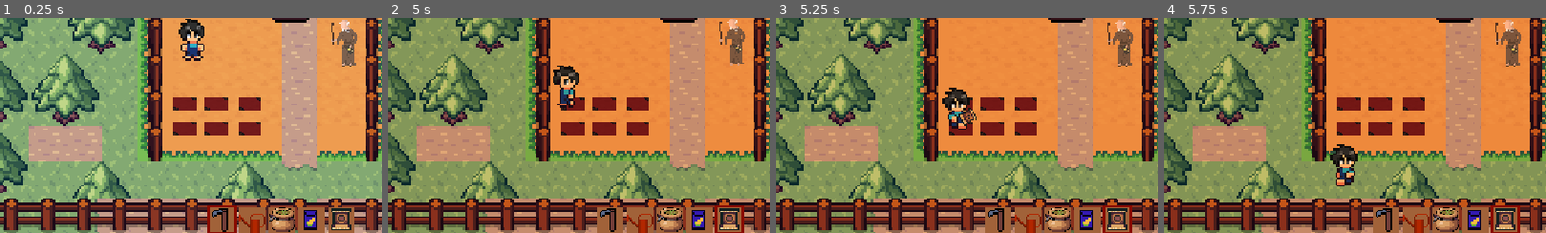
Above: before the commit, frames 1-4 (left to right).
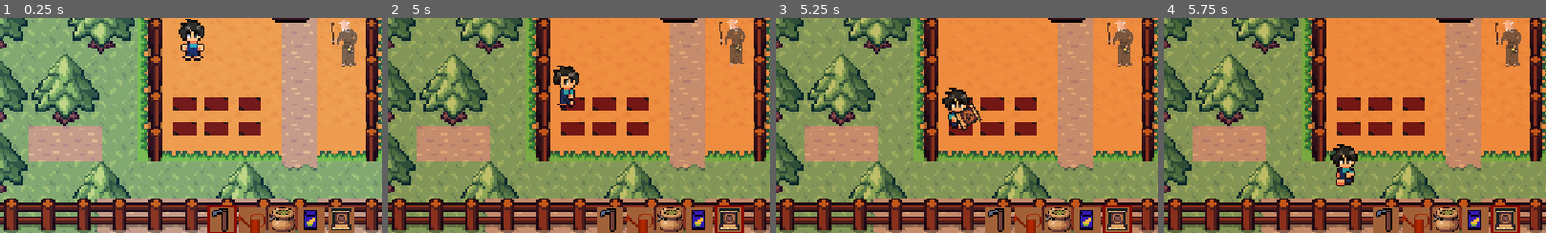
Above: after the commit, the same moments.

Repository: IamPedrin/gamejam-if-2026
Game: Godot game, scene res://Pedrin/PL-Scenes/Fazenda.tscn
Same seed, same stepped clock (60 frames per second), same inputs: the game is played once before the commit and once after it.
Inputs:
- Up to frame 1 (0.25 s): no input
- Up to frame 2 (5 s): tap Enter (ui_accept) at 0.5, 0.77, 1.52, 3.02, 3.77, 4.52 s; hold D (move_right) 0.53-1.28 s; tap E (interagir) at 0.6 s; hold S (move_down) 1.28-2.03 s; tap P at 1.35 s; hold D (move_right) 2.03-2.78 s; tap O at 2.1 s; hold W (move_up) 2.78-3.53 s; tap M at 2.85 s; hold A (move_left) from 3.53 s (still down); tap 1 at 3.6 s; tap 5 at 4.35 s
- Up to frame 3 (5.25 s): release A (move_left) at 5.03 s; hold S (move_down) from 5.03 s (still down); tap E (interagir) at 5.1 s
- Up to frame 4 (5.75 s): keep holding S (move_down)
The pictures show only the part of the screen within x 13-63%, y 50-100%; the shares and areas given below are measured in that part.

Frames 1-2 are identical in both runs. In frame 3, 0.4% of the frame differs, in the area x 46-54%, y 39-53%; in frame 4, nothing differs.

Commit message:
feat: Tamanhos dos icons

Diff:
--- a/Pedrin/PL-Scripts/PlayerMovement.gd
+++ b/Pedrin/PL-Scripts/PlayerMovement.gd
@@ -88,13 +88,16 @@
 	sprite_ferramenta.texture = dados_item["textura"]
 	sprite_ferramenta.visible = true
 
-	var escala_ideal = 0.5 # Diminua ou aumente este número até o tamanho ficar bom
+	# Normalização: calcula a escala baseada no tamanho real da imagem
+	var tamanho_desejado = Vector2(12, 12) # Define o tamanho final em pixels
+	var tamanho_original = sprite_ferramenta.texture.get_size()
+	var escala_ideal = tamanho_desejado / tamanho_original
 
 	# 2. Ajusta a direção baseada em para onde o player olha
 	if last_direction == "left":
-		sprite_ferramenta.scale = Vector2(-escala_ideal, escala_ideal) # Espelha
+		sprite_ferramenta.scale = Vector2(-escala_ideal.x, escala_ideal.y) # Espelha o X
 	else:
-		sprite_ferramenta.scale = Vector2(escala_ideal, escala_ideal)  # Normal
+		sprite_ferramenta.scale = escala_ideal # Normal
 
 	# 3. Posição inicial (arma levantada / mão recuada)
 	sprite_ferramenta.rotation_degrees = -30
